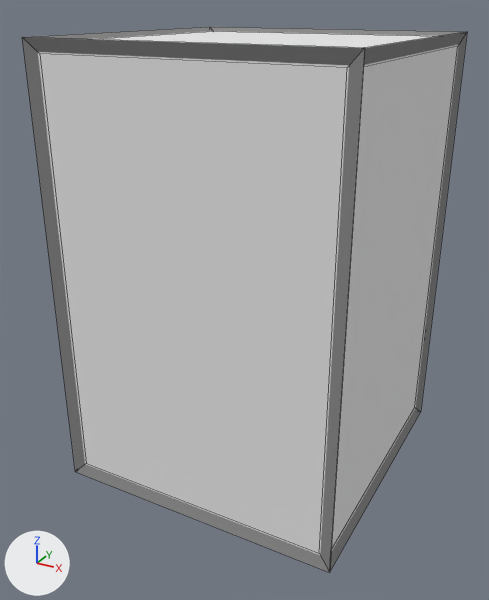
The Blender file scripts/landmarks/marker.blend, before and after one commit.
The view is the same before and after, from a 50 mm lens placed at (2.1, -4.07, 3.21), pointed at (-0.06, -0.15, 1.25). Lighting does not change. The marker at lower left points along +X, +Y and +Z. Mesh edges are drawn as thin lines.

The scene before the commit, as lines of its bpy script (objects in view):
```python
me_cube_001 = bpy.data.meshes.new('Cube.001')
me_cube_001.from_pydata([(-1.0, -1.0, -1.0), (-1.0, -1.0, 2.0), (-1.0, 1.0, -1.0), (-1.0, 1.0, 2.0), (1.0, -1.0, -1.0), (1.0, -1.0, 2.0), (1.0, 1.0, -1.0), (1.0, 1.0, 2.0)], [], [(0, 1, 3, 2), (2, 3, 7, 6), (6, 7, 5, 4), (4, 5, 1, 0), (2, 6, 4, 0), (7, 3, 1, 5)])
for i in [4, 5]: me_cube_001.polygons[i].material_index = 1
me_cube_001.materials.append(mat_texture)  # its picture is missing
me_cube_001.materials.append(mat_white)  # its picture is missing
me_cube_002 = bpy.data.meshes.new('Cube.002')
me_cube_002.from_pydata(...)  # a box spanning x -1.0..1.0, y -1.0..1.0, z -1.0..2.0
me_cube_002.materials.append(mat_gray)  # its picture is missing
ob_cube = bpy.data.objects.new('Cube', me_cube_001)
ob_cube.location = (0.0, 0.0, 1.0)
ob_cube_001 = bpy.data.objects.new('Cube.001', me_cube_002)
ob_cube_001.location = (0.0, 0.0, 1.0)
_m = ob_cube_001.modifiers.new('Wireframe', 'WIREFRAME')
_m.thickness = 0.113
_m.offset = -0.112
```
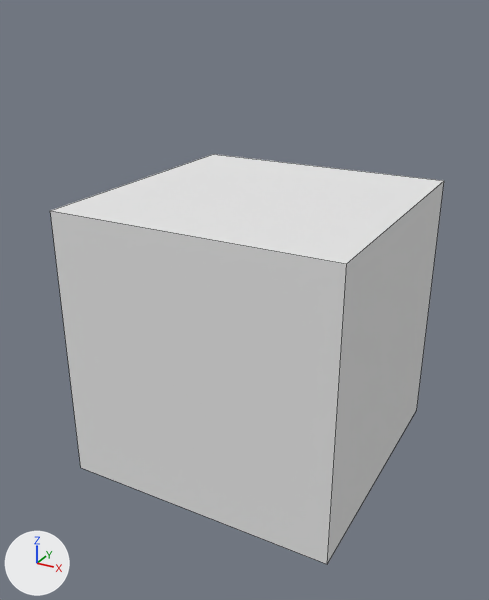
The newer file is also rescaled (x0.5) as a whole; pictures and numbers use the older file's frame.

The change in detail:
me_cube_001 has 8 vertices, 6 faces and spans x -1.0..1.0, y -1.0..1.0, z -1.0..2.0.
me_cube_001 is used by ob_cube; location (0.0, 0.0, 1.0).
me_cube_001 part 1: the whole mesh is scaled about its middle by (1, 1, 0.667), then moved by (0.0, 0.0, -0.5).
Object 'Cube.001' (ob_cube_001) is deleted.

Where the change shows, as pixel boxes (x1, y1, x2, y2) in the pictures (489 x 600 px):
'Cube', mesh rescaled (6% narrower, 22% shorter): before (38, 31, 459, 555); after (50, 154, 444, 564)
'Cube.001', deleted: before (22, 27, 467, 573)
